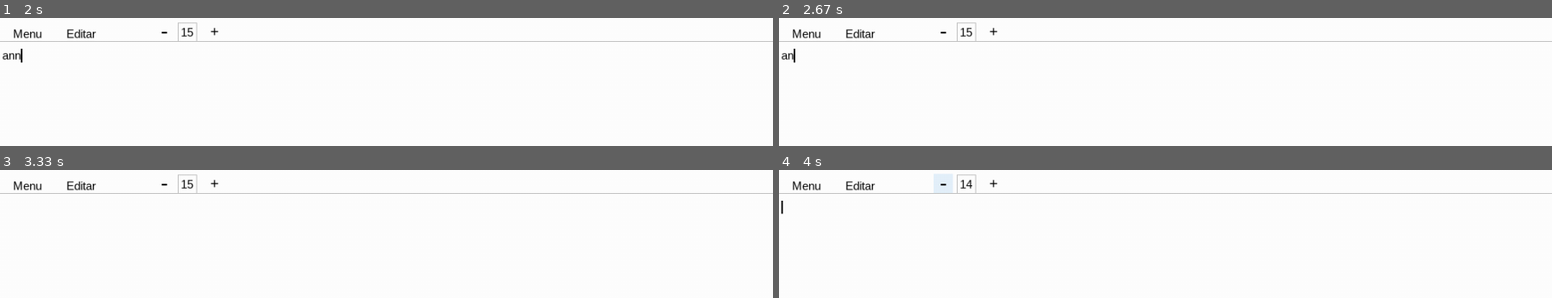
Above: before the commit, frames 1-4 (two rows, left to right).
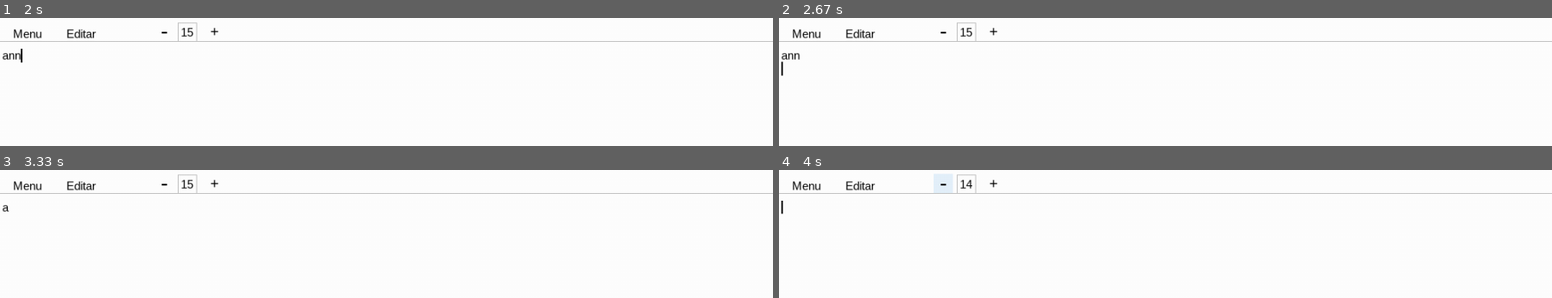
Above: after the commit, the same moments.

Repository: PedroGoulartbranco/Bloco-de-notas-pygame
Game: pygame game, started from main.py
Same seed, same stepped clock (60 frames per second), same inputs: the game is played once before the commit and once after it.
Inputs:
- Up to frame 1 (2 s): hold Backspace 0.33-0.8 s; tap Shift at 0.88 s; type "ann" at 1.77 s
- Up to frame 2 (2.67 s): tap Enter at 2.1 s; hold Backspace from 2.32 s (still down)
- Up to frame 3 (3.33 s): release Backspace at 2.78 s; tap Backspace at 2.87 s; hold Backspace from 3.2 s (still down)
- Up to frame 4 (4 s): release Backspace at 3.67 s; click "-" at 3.8 s

Frame 1 is identical in both runs. In frame 2, less than 0.1% of the frame differs, in the area x 0-3%, y 24-46%; in frame 3, less than 0.1%; in frame 4, nothing differs.

Commit message:
backspace provisorio de ir para linha de cima
muito mais complexo do que parece fazer isso

Diff:
--- a/main.py
+++ b/main.py
@@ -43,6 +43,10 @@
 segurou_excluir = False
 excluiu_primeira_vez = False
 primeira_vez_segurando_tecla = False
+mudar_linha_apagar = False
+tempo_ultima_letra_modificada = 0
+tempo_botao_excluir_clicado = 0
+linha_vazia = False
 
 tempo_que_letra_foi_solta = 0
 tempo_backspace_solto = 0
@@ -126,6 +130,8 @@
                     tempo_que_letra_clicada = pygame.time.get_ticks()
                     segurou = True
                     letra = event.unicode
+                if event.key == pygame.K_BACKSPACE:
+                    tempo_botao_excluir_clicado = pygame.time.get_ticks()
                 #linhas[linha_atual]["texto"] += event.unicode
         if event.type == pygame.KEYUP:
             segurou = False
@@ -174,22 +180,32 @@
             #escrever(letra)
     if segurou_excluir:
         if len(linhas[linha_atual]["texto"]) == 0:
-            if(linha_atual != 0):
+            if(linha_atual != 0) and not linha_vazia:
+                mudar_linha_apagar = False
+                tempo_botao_excluir_clicado = pygame.time.get_ticks()
+                segurou_excluir = False
+                linha_vazia = True
+            elif linha_vazia:
+                print("linha final ", len(linhas[linha_atual]["texto"]))
                 linhas.pop(linha_atual) #Exclui a linha
                 linha_atual -= 1
-                print(linha_atual)
-        if not excluiu_primeira_vez:
-            excluiu_primeira_vez = True
-            linhas[linha_atual]["texto"]= linhas[linha_atual]["texto"][:-1]
-        if (tempo_atual - tempo_backspace_solto >= 700):
-            if not primeira_vez_segurando_tecla :
-                tempo_ultima_letra_modificada  = pygame.time.get_ticks()
+                linha_vazia = False
+            #if not mudar_linha_apagar:
+                #mudar_linha_apagar = True
+                #segurou_excluir = False
+        else:
+            if not excluiu_primeira_vez:
+                excluiu_primeira_vez = True
                 linhas[linha_atual]["texto"]= linhas[linha_atual]["texto"][:-1]
-                primeira_vez_segurando_tecla = True
-            else:
-                if (tempo_atual - tempo_ultima_letra_modificada  >= 50):
+            if (tempo_atual - tempo_backspace_solto >= 700):
+                if not primeira_vez_segurando_tecla :
                     tempo_ultima_letra_modificada  = pygame.time.get_ticks()
                     linhas[linha_atual]["texto"]= linhas[linha_atual]["texto"][:-1]
+                    primeira_vez_segurando_tecla = True
+                else:
+                    if (tempo_atual - tempo_ultima_letra_modificada  >= 50):
+                        tempo_ultima_letra_modificada  = pygame.time.get_ticks()
+                        linhas[linha_atual]["texto"]= linhas[linha_atual]["texto"][:-1]
 
     for linha in linhas:
         texto_surface = fonte_texto.render(linha["texto"], True, "black")
